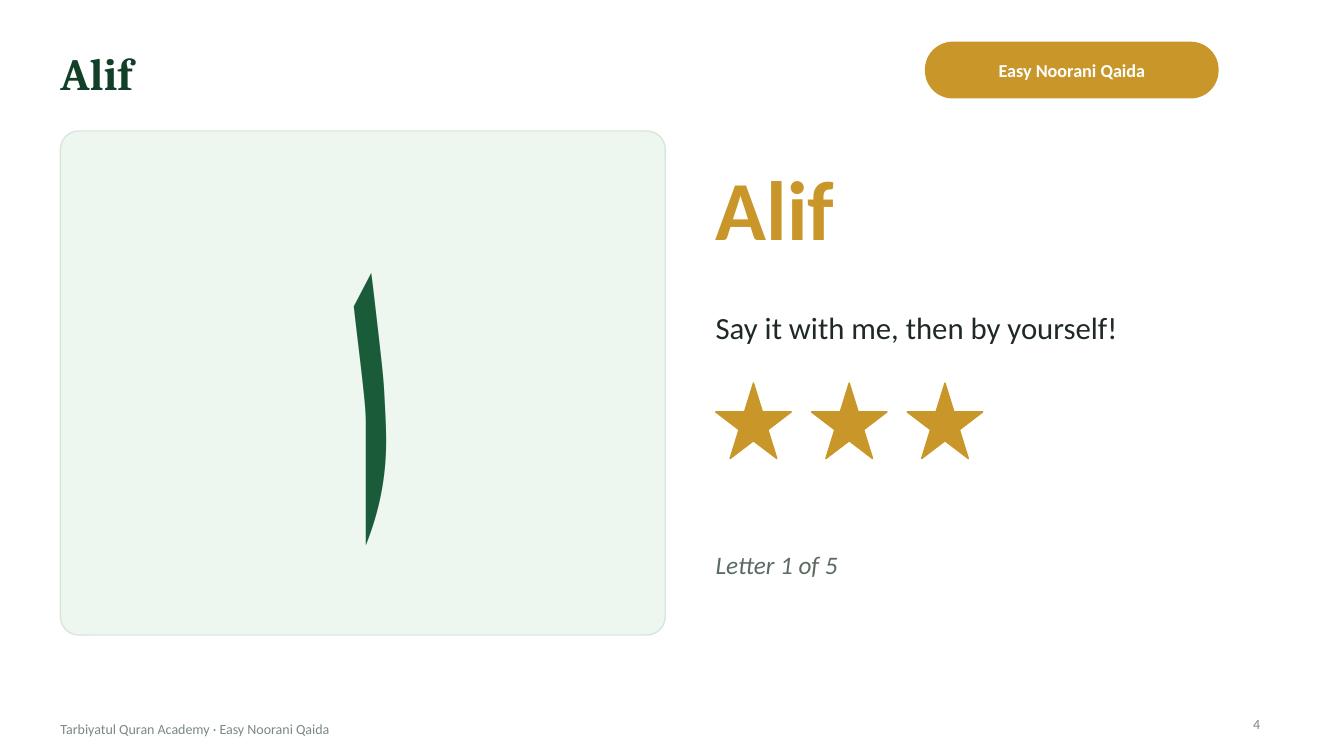
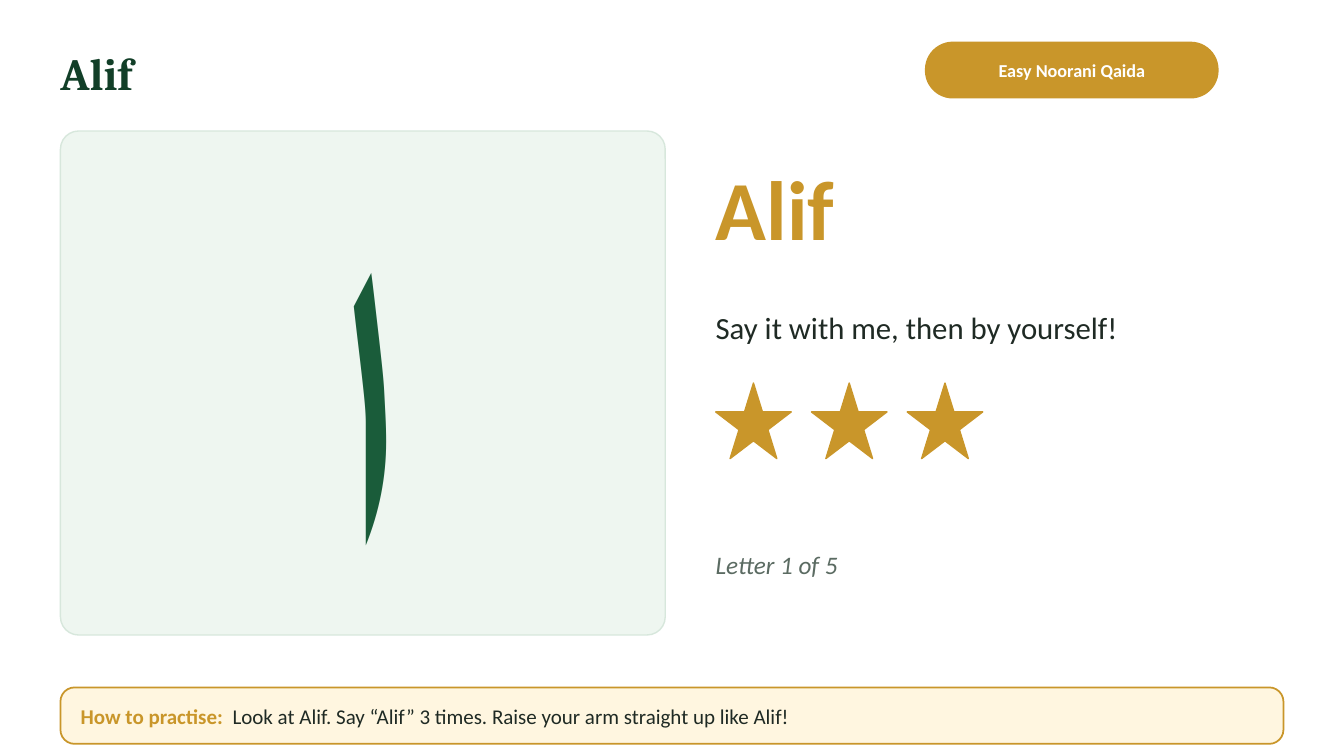
Before and after one commit to ibnhosain/TQA-Management-System, a slide deck: slide 4 of backend/core/deck_seed/easy-noorani-qaida-lecture-01-student.pptx. Drawn at 1344x756 pixels with LibreOffice and Linux fonts; fonts in the diff are those of the drawing; background and template pictures are left out. Boxes give left, top, right and bottom in pixels: in the first picture for what was removed or moved away, otherwise in the second. Text is boxed around its words. In the diff, an @@ line names an element or a change of style, - is before the commit and + after.

```diff
--- a/backend/core/deck_seed/easy-noorani-qaida-lecture-01-student.pptx
+++ b/backend/core/deck_seed/easy-noorani-qaida-lecture-01-student.pptx
@@ rounded rectangle added at (x1=60, y1=688, x2=1284, y2=744), fill #FFF6E0, outline #C9962A 1.25 pt @@
@@ text added at (x1=81, y1=709, x2=789, y2=728), 15 pt, text #1F2A24 @@
+How to practise: Look at Alif. Say “Alif” 3 times. Raise your arm straight up like Alif!
@@ text removed at (x1=60, y1=724, x2=329, y2=736) @@
-Tarbiyatul Quran Academy · Easy Noorani Qaida
@@ page number removed at (x1=1253, y1=720, x2=1260, y2=729) @@
-4
```
Also in this commit, not shown: 20 other slides changed, 2 other files.
